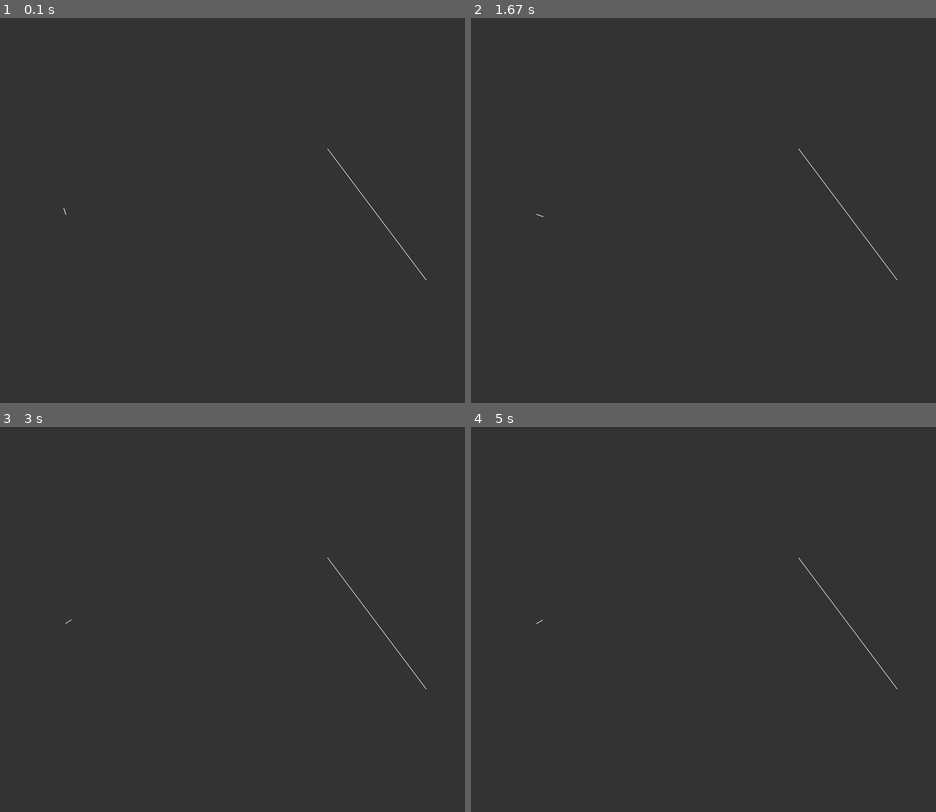
Above: before the commit, frames 1-4 (two rows, left to right).
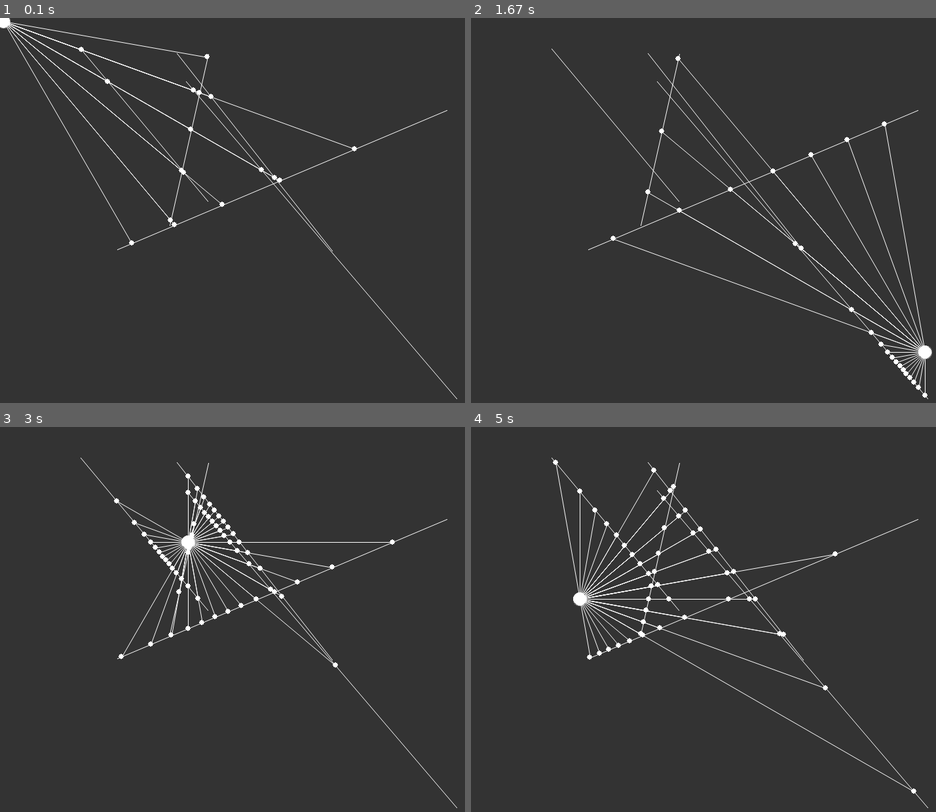
Above: after the commit, the same moments.

Repository: DHameete/pygames
Game: pygame game, started from 05_Raycasting/main.py
The game is run twice, just before and just after one commit, with the same random seed, the same clock (stepped at 60 frames per second) and the same inputs.
Inputs (mouse positions are in pixels of both pictures, inside the frame that each line leads up to):
- Up to frame 1 (0.1 s): no input
- Up to frame 2 (1.67 s): click (731, 214) at 0.38 s; click (736, 241) at 0.72 s; click (573, 156) at 1.05 s; click (926, 352) at 1.38 s
- Up to frame 3 (3 s): click (274, 492) at 1.72 s; click (237, 723) at 2.05 s; click (246, 557) at 2.38 s; click (186, 542) at 2.72 s
- Up to frame 4 (5 s): click (870, 588) at 3.05 s; click (894, 615) at 3.38 s; click (843, 554) at 3.72 s; click (582, 546) at 4.05 s; click (754, 607) at 4.38 s; click (577, 600) at 4.72 s

The runs differ from the first frame. In frame 1, 1.9% of the frame differs, in the area x 0-99%, y 0-99%; in frame 2, 2.4%; in frame 3, 2.4%; in frame 4, 2.7%, in the area x 14-99%, y 7-99%.

Commit message:
rays on multiple walls

Diff:
--- a/05_Raycasting/main.py
+++ b/05_Raycasting/main.py
@@ -1,6 +1,6 @@
 import pygame
 from pygame.locals import *
-import sys, math
+import sys, math, random
 
 width = 800
 height = 600
@@ -18,16 +18,22 @@
         self.y = self.y * s
 
     def normalize(self):
-        n = math.sqrt(self.x * self.x + self.y * self.y)
-        self.x = self.x / n
-        self.y = self.y / n
+        r = math.sqrt(self.x * self.x + self.y * self.y)
+        self.x = self.x / r
+        self.y = self.y / r
+
+    def rotate(self, angle):
+        r = math.sqrt(self.x * self.x + self.y * self.y)
+        self.x = r * math.cos(angle)
+        self.y = r * math.sin(angle)
 
 
 class Ray:
 
-    def __init__(self, x, y):
-        self.pos = Vec2D(x, y)
+    def __init__(self, pos, angle):
+        self.pos = pos
         self.dir = Vec2D(1, 0)
+        self.dir.rotate(angle)
         # self.dir.scale(10)
 
     def lookAt(self, x, y):
@@ -77,6 +83,31 @@
         end = (self.b.x, self.b.y)
         pygame.draw.aaline(surface, WHITE, start, end, 1)
 
+class Particle:
+
+    def __init__(self):
+        self.pos = Vec2D(width/2, height/2)
+        self.rays = []
+
+        for angle in range(0, 360, 10):
+            self.rays.append(Ray(self.pos, math.radians(angle)))
+
+    def show(self, surface):
+        pygame.draw.circle(surface, WHITE, (self.pos.x, self.pos.y), 10)
+        for ray in self.rays:
+            ray.show(surface)
+
+    def look(self, wall, surface):
+        for ray in self.rays:
+            pt = ray.cast(wall)
+            if(pt):
+                pygame.draw.aaline(surface, WHITE, (self.pos.x, self.pos.y), (pt.x, pt.y))
+                pygame.draw.circle(surface, WHITE, (pt.x, pt.y), 4)
+
+    def update(self, x, y):
+        self.pos.x = x
+        self.pos.y = y
+
 
 def main():
 
@@ -87,8 +118,15 @@
     pygame.display.set_caption("Raycasting")
 
 
-    wall = Wall(500,200,650,400)
-    ray = Ray(100, 300)
+    walls = []
+    for i in range(5):
+        x1 = random.randint(0, width)
+        x2 = random.randint(0, width)
+        y1 = random.randint(0, height)
+        y2 = random.randint(0, height)
+        walls.append(Wall(x1,x2,y1,y2))
+
+    particle = Particle()
 
     # draw
     while True:
@@ -98,16 +136,14 @@
                 sys.exit()
 
         displaysurface.fill((51, 51, 51))
-        wall.show(displaysurface)
-        ray.show(displaysurface)
 
         (mouseX, mouseY) = pygame.mouse.get_pos()
+        particle.update(mouseX, mouseY)
+        particle.show(displaysurface)
 
-        ray.lookAt(mouseX, mouseY)
-
-        pt = ray.cast(wall)
-        if(pt):
-            pygame.draw.circle(displaysurface, (255, 255, 255), (pt.x, pt.y), 4)
+        for wall in walls:
+            wall.show(displaysurface)
+            particle.look(wall, displaysurface)
 
         pygame.display.update()
 
